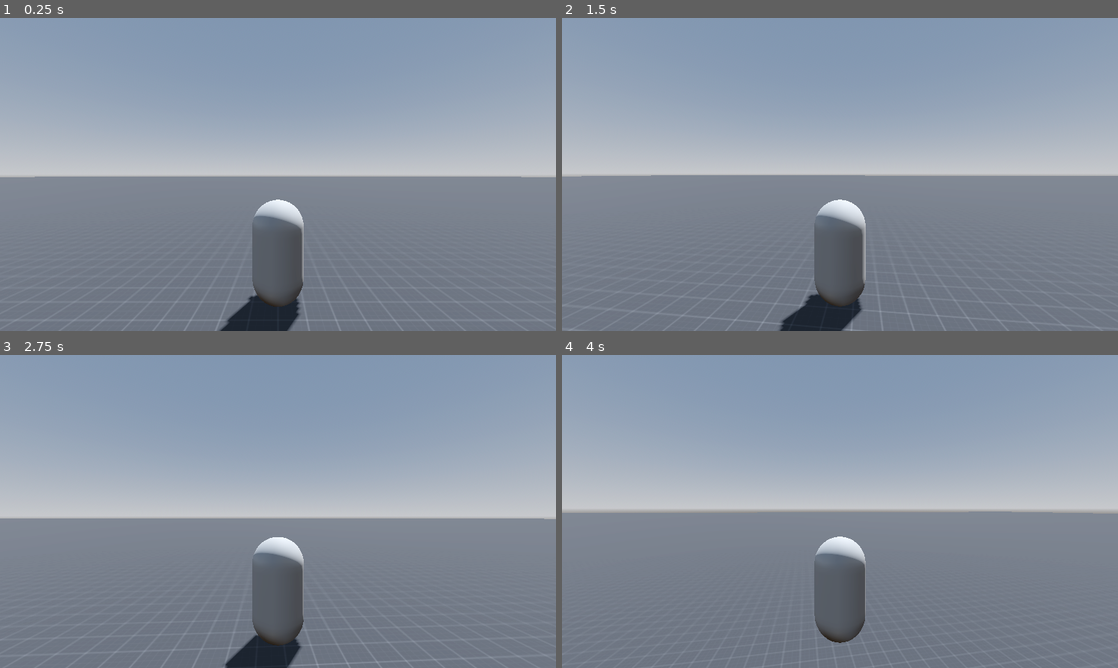
Above: before the commit, frames 1-4 (two rows, left to right).
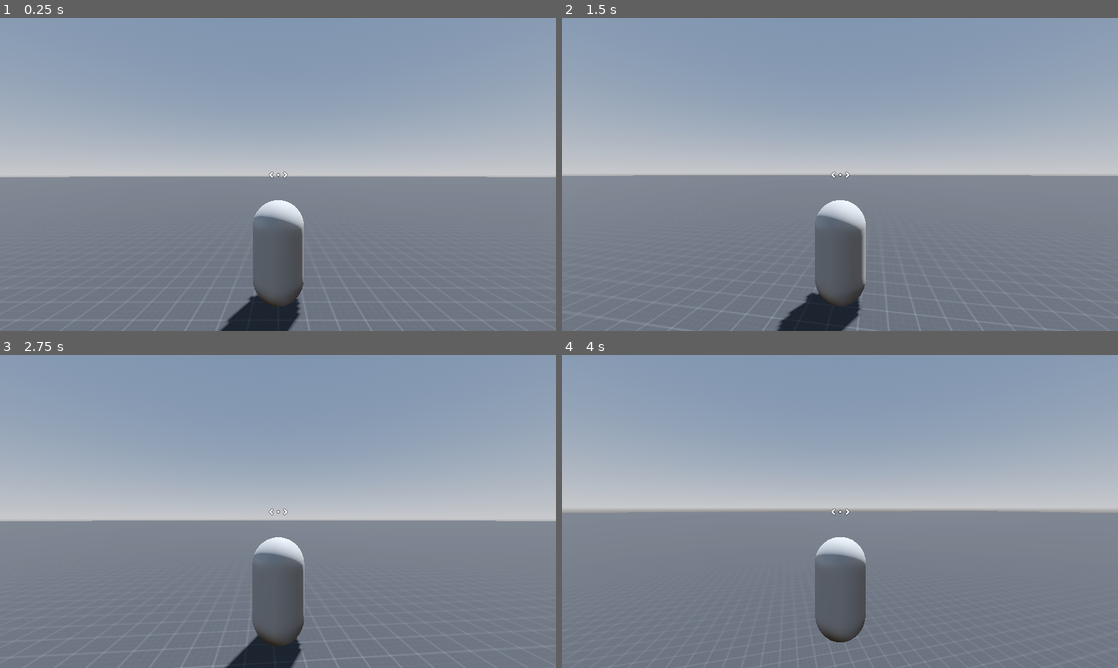
Above: after the commit, the same moments.

Repository: EveningComet/Project-Hacker-Slasher
Game: Godot game, scene res://Scenes/Game.tscn
The game is run twice, just before and just after one commit, with the same random seed, the same clock (stepped at 60 frames per second) and the same inputs.
Inputs (mouse positions are in pixels of both pictures, inside the frame that each line leads up to):
- Up to frame 1 (0.25 s): no input
- Up to frame 2 (1.5 s): tap Enter at 0.5 s; move the mouse to (867, 174) at 0.52 s; hold W (move_forward) from 0.53 s (still down); click (867, 174) at 0.67 s; tap Space (jump) at 0.77 s; move the mouse to (812, 174) at 1.27 s
- Up to frame 3 (2.75 s): keep holding W (move_forward); tap Space (jump) at 1.52 s; move the mouse to (289, 505) at 2.02 s
- Up to frame 4 (4 s): keep holding W (move_forward); move the mouse to (834, 517) at 2.77 s; click (834, 517) at 2.92 s; tap Space (jump) at 3.02, 3.77 s; move the mouse to (878, 514) at 3.52 s

The runs differ from the first frame. In frame 1, 0.1% of the frame differs, in the area x 6-94%, y 48-94%; in frame 2, 0.4%; in frame 3, 1.2%, in the area x 0-100%, y 48-100%; in frame 4, 0.2%.

Commit message:
More Importing
I brought in more code from my other projects. In addition, I imported a crosshair.

Diff:
--- /dev/null
+++ b/Game Data/PC Jobs/Job Data/Scrapper.tres
@@ -0,0 +1,13 @@
+[gd_resource type="Resource" script_class="Job" load_steps=3 format=3 uid="uid://mnqgrbi6q8is"]
+
+[ext_resource type="Script" path="res://Scripts/Job/Job.gd" id="1_j44m3"]
+[ext_resource type="Resource" uid="uid://bk5i7whp3wlly" path="res://Game Data/PC Jobs/Job Skills/Scrapper/Scrapper Lunge.tres" id="2_me050"]
+
+[resource]
+script = ExtResource("1_j44m3")
+localization_name = "Scrapper"
+localization_description = "A class that do be."
+starting_strength = 25
+file_path_to_job_skills = "res://Game Data/PC Jobs/Job Skills/Scrapper/"
+update_attached_skills = false
+skills = Array[Resource("res://Scripts/Skills/SkillData.gd")]([ExtResource("2_me050")])
--- /dev/null
+++ b/Game Data/PC Jobs/Job Skills/Scrapper/Scrapper Lunge.tres
@@ -0,0 +1,12 @@
+[gd_resource type="Resource" script_class="SkillData" load_steps=2 format=3 uid="uid://bk5i7whp3wlly"]
+
+[ext_resource type="Script" path="res://Scripts/Skills/SkillData.gd" id="1_dcufd"]
+
+[resource]
+script = ExtResource("1_dcufd")
+localization_name = "Lunge"
+localization_description = "New description."
+is_passive = false
+tiers = Array[Resource("res://Scripts/Skills/SkillTier.gd")]([])
+is_starting_skill = false
+minimum_rank_of_previous = 0
--- a/Scenes/Player.tscn
+++ b/Scenes/Player.tscn
@@ -1,9 +1,10 @@
-[gd_scene load_steps=7 format=3 uid="uid://td8u1okfyyrt"]
+[gd_scene load_steps=8 format=3 uid="uid://td8u1okfyyrt"]
 
 [ext_resource type="Script" path="res://Scripts/Player/PlayerLocomotionController.gd" id="1_v0xoa"]
 [ext_resource type="Script" path="res://Scripts/Player/Locomotion States/PLGround.gd" id="2_gpyyp"]
 [ext_resource type="Script" path="res://Scripts/Player/Locomotion States/PLAir.gd" id="3_b8d7e"]
 [ext_resource type="Script" path="res://Scripts/Player/CameraController.gd" id="4_ga55h"]
+[ext_resource type="Texture2D" uid="uid://q5k7p2dcfw1f" path="res://Imported Assets/KenneyNL Crosshairs/crosshair019.png" id="5_mi3j4"]
 
 [sub_resource type="CapsuleShape3D" id="CapsuleShape3D_tykb7"]
 
@@ -42,3 +43,19 @@
 
 [node name="Camera3D" type="Camera3D" parent="CameraController"]
 current = true
+
+[node name="CanvasLayer" type="CanvasLayer" parent="."]
+
+[node name="CenterContainer" type="CenterContainer" parent="CanvasLayer"]
+anchors_preset = 15
+anchor_right = 1.0
+anchor_bottom = 1.0
+grow_horizontal = 2
+grow_vertical = 2
+
+[node name="TextureRect" type="TextureRect" parent="CanvasLayer/CenterContainer"]
+custom_minimum_size = Vector2(128, 128)
+layout_mode = 2
+texture = ExtResource("5_mi3j4")
+expand_mode = 1
+stretch_mode = 5
--- /dev/null
+++ b/Scenes/UI/HUD/Skill Bar.tscn
@@ -0,0 +1,119 @@
+[gd_scene format=3 uid="uid://c2x608wq1rrsx"]
+
+[node name="Skill Bar" type="Control"]
+layout_mode = 3
+anchors_preset = 15
+anchor_right = 1.0
+anchor_bottom = 1.0
+grow_horizontal = 2
+grow_vertical = 2
+
+[node name="PanelContainer" type="PanelContainer" parent="."]
+layout_mode = 0
+offset_right = 40.0
+offset_bottom = 40.0
+
+[node name="MarginContainer" type="MarginContainer" parent="PanelContainer"]
+layout_mode = 2
+theme_override_constants/margin_left = 5
+theme_override_constants/margin_top = 5
+theme_override_constants/margin_right = 5
+theme_override_constants/margin_bottom = 5
+
+[node name="HBoxContainer" type="HBoxContainer" parent="PanelContainer/MarginContainer"]
+layout_mode = 2
+
+[node name="Panel" type="Panel" parent="PanelContainer/MarginContainer/HBoxContainer"]
+custom_minimum_size = Vector2(64, 64)
+layout_mode = 2
+
+[node name="MarginContainer" type="MarginContainer" parent="PanelContainer/MarginContainer/HBoxContainer/Panel"]
+layout_mode = 1
+anchors_preset = 15
+anchor_right = 1.0
+anchor_bottom = 1.0
+grow_horizontal = 2
+grow_vertical = 2
+theme_override_constants/margin_left = 5
+theme_override_constants/margin_top = 5
+theme_override_constants/margin_right = 5
+theme_override_constants/margin_bottom = 5
+
+[node name="TextureRect" type="TextureRect" parent="PanelContainer/MarginContainer/HBoxContainer/Panel/MarginContainer"]
+layout_mode = 2
+
+[node name="Panel2" type="Panel" parent="PanelContainer/MarginContainer/HBoxContainer"]
+custom_minimum_size = Vector2(64, 64)
+layout_mode = 2
+
+[node name="MarginContainer" type="MarginContainer" parent="PanelContainer/MarginContainer/HBoxContainer/Panel2"]
+layout_mode = 1
+anchors_preset = 15
+anchor_right = 1.0
+anchor_bottom = 1.0
+grow_horizontal = 2
+grow_vertical = 2
+theme_override_constants/margin_left = 5
+theme_override_constants/margin_top = 5
+theme_override_constants/margin_right = 5
+theme_override_constants/margin_bottom = 5
+
+[node name="TextureRect" type="TextureRect" parent="PanelContainer/MarginContainer/HBoxContainer/Panel2/MarginContainer"]
+layout_mode = 2
+
+[node name="Panel3" type="Panel" parent="PanelContainer/MarginContainer/HBoxContainer"]
+custom_minimum_size = Vector2(64, 64)
+layout_mode = 2
+
+[node name="MarginContainer" type="MarginContainer" parent="PanelContainer/MarginContainer/HBoxContainer/Panel3"]
+layout_mode = 1
+anchors_preset = 15
+anchor_right = 1.0
+anchor_bottom = 1.0
+grow_horizontal = 2
+grow_vertical = 2
+theme_override_constants/margin_left = 5
+theme_override_constants/margin_top = 5
+theme_override_constants/margin_right = 5
+theme_override_constants/margin_bottom = 5
+
+[node name="TextureRect" type="TextureRect" parent="PanelContainer/MarginContainer/HBoxContainer/Panel3/MarginContainer"]
+layout_mode = 2
+
+[node name="Panel4" type="Panel" parent="PanelContainer/MarginContainer/HBoxContainer"]
+custom_minimum_size = Vector2(64, 64)
+layout_mode = 2
+
+[node name="MarginContainer" type="MarginContainer" parent="PanelContainer/MarginContainer/HBoxContainer/Panel4"]
+layout_mode = 1
+anchors_preset = 15
+anchor_right = 1.0
+anchor_bottom = 1.0
+grow_horizontal = 2
+grow_vertical = 2
+theme_override_constants/margin_left = 5
+theme_override_constants/margin_top = 5
+theme_override_constants/margin_right = 5
+theme_override_constants/margin_bottom = 5
+
+[node name="TextureRect" type="TextureRect" parent="PanelContainer/MarginContainer/HBoxContainer/Panel4/MarginContainer"]
+layout_mode = 2
+
+[node name="Panel5" type="Panel" parent="PanelContainer/MarginContainer/HBoxContainer"]
+custom_minimum_size = Vector2(64, 64)
+layout_mode = 2
+
+[node name="MarginContainer" type="MarginContainer" parent="PanelContainer/MarginContainer/HBoxContainer/Panel5"]
+layout_mode = 1
+anchors_preset = 15
+anchor_right = 1.0
+anchor_bottom = 1.0
+grow_horizontal = 2
+grow_vertical = 2
+theme_override_constants/margin_left = 5
+theme_override_constants/margin_top = 5
+theme_override_constants/margin_right = 5
+theme_override_constants/margin_bottom = 5
+
+[node name="TextureRect" type="TextureRect" parent="PanelContainer/MarginContainer/HBoxContainer/Panel5/MarginContainer"]
+layout_mode = 2
--- a/Scenes/UI/Pause Menu.tscn
+++ b/Scenes/UI/Pause Menu.tscn
@@ -13,7 +13,7 @@
 grow_vertical = 2
 script = ExtResource("1_f7hy3")
 
-[node name="ColorRect" type="ColorRect" parent="."]
+[node name="Background" type="ColorRect" parent="."]
 layout_mode = 1
 anchors_preset = 15
 anchor_right = 1.0
--- a/Scripts/Inventory/WorldItem.gd
+++ /dev/null
@@ -1,11 +0,0 @@
-## An item that exists on the ground of the dungeon.
-class_name WorldItem extends Area2D
-
-func _ready() -> void:
-	pass
-
-func on_body_entered(body) -> void:
-	pass
-
-func on_body_exited(body) -> void:
-	pass
--- /dev/null
+++ b/Scripts/Job/Job.gd
@@ -0,0 +1,39 @@
+@tool
+## Defines a set of data related to a class that a player character can be.
+class_name Job extends Resource
+
+@export var localization_name:        String = "New Job"
+@export_multiline var localization_description: String = "New description."
+
+@export_category("Stats")
+
+@export var starting_strength: int = 25
+
+@export_category("Skill Data")
+## Allows for a quick way to update the skills used by this job.
+@export var file_path_to_job_skills: String
+
+## Forces the system to update the stored skills.
+@export var update_attached_skills: bool:
+	set(value):
+		read_skills()
+
+## The skills that are associated with this job.
+@export var skills: Array[SkillData] = []
+
+## Read the skill data objects at the stored directory and add them to the skills
+## this job can use.
+func read_skills() -> void:
+	skills.clear()
+	var dir = DirAccess.open( file_path_to_job_skills )
+	if dir:
+		dir.list_dir_begin()
+		var file_name = dir.get_next()
+		while file_name.is_empty() == false:
+			if file_name.ends_with(".tres") == true:
+				var found_skill: SkillData = load(
+					file_path_to_job_skills + "/" + file_name
+				)
+				skills.append( found_skill )
+			file_name = dir.get_next()
+		dir.list_dir_end()
--- /dev/null
+++ b/Scripts/Skills/SkillData.gd
@@ -0,0 +1,26 @@
+## Stores associated information for a skill.
+class_name SkillData extends Resource
+
+@export_category("Base Info")
+@export var localization_name:                  String = "New Skill"
+@export_multiline var localization_description: String = "New description."
+
+@export var display_icon: Texture2D
+
+## Can this skill be activated?
+@export var is_passive: bool = false
+
+@export var tiers: Array[SkillTier]
+
+@export_category("Unlock Info")
+## Is a character able to use this skill at the start?
+@export var is_starting_skill: bool = false
+
+## What rank does the previous skill have to be so that this skill can be specced into?
+@export var minimum_rank_of_previous: int = 0
+
+var max_rank: int:
+	get: return tiers.size()
+
+func execute(user, targets) -> void:
+	pass
--- /dev/null
+++ b/Scripts/Skills/SkillInstance.gd
@@ -0,0 +1,24 @@
+## Stores an instance of a skill to allow upgrades.
+class_name SkillInstance extends Resource
+
+## The attached skill.
+var skill: SkillData
+
+var curr_rank: int = 0:
+	get: return curr_rank
+	set(value):
+		curr_rank = clamp(value, 0, skill.max_rank)
+
+func _init(sd: SkillData) -> void:
+	skill = sd
+	if skill.is_starting_skill == true:
+		curr_rank = 1
+
+func is_max_rank() -> bool:
+	return curr_rank == skill.max_rank
+
+func upgrade() -> void:
+	curr_rank += 1
+
+func downgrade() -> void:
+	curr_rank -= 1
--- /dev/null
+++ b/Scripts/Skills/SkillTier.gd
@@ -0,0 +1,8 @@
+## Describes how a skill should act at a particular level.
+class_name SkillTier extends Resource
+
+## At this particular upgrade level, how many special point(s) are required?
+@export var cost: int = 5
+
+## The power scale.
+@export var power_scale: float = 1.0
--- a/Scripts/Stats/Formulas.gd
+++ b/Scripts/Stats/Formulas.gd
@@ -1,46 +1,2 @@
 ## Stores various formulas.
 class_name Formulas
-
-## The base chance to hit.
-static var base_hit_chance: float = 90.0
-
-## The base chance for landing a critical hit.
-static var base_critical_hit_chance: float = 5.0
-
-## Used for scaling the crit chance.
-static var crit_chance_scaler: int = 4
-
-## Displays the chance a character has to hit their target.
-## The success chance will be changed based on the skill used.
-static func get_chance_to_hit(
-	activator: Combatant,
-	receiver: Combatant,
-	success_chance: float = base_hit_chance
-) -> int:
-	return floor( success_chance + (activator.get_perception() - receiver.get_evasion()) )
-
-func predict_physical_damage_against(
-	attacker: Combatant,
-	receiver: Combatant,
-	power_scale: float = 1.0
-) -> int:
-	var attacker_physical_power: int = attacker.get_physical_power()
-	var receiver_defense:        int = receiver.get_defense()
-	return attacker_physical_power - receiver_defense
-
-func predict_special_damage_against(
-	attacker: Combatant,
-	receiver: Combatant,
-	power_scale: float = 1.0
-) -> int:
-	var attacker_special_power: int = attacker.get_special_power()
-	var receiver_defense:        int = receiver.get_defense()
-	return attacker_special_power - receiver_defense
-
-## Get the critical hit chance.
-static func get_critical_hit_chance(
-	activator: Combatant
-) -> int:
-	var a = base_critical_hit_chance
-	var b = activator.get_crit_chance() / crit_chance_scaler
-	return floor( max(base_critical_hit_chance, a + b) )
--- a/Scripts/Stats/StatTypes.gd
+++ b/Scripts/Stats/StatTypes.gd
@@ -52,18 +52,3 @@
 	DamageTypes.Electricity: stat_types.ElectricityRes,
 	DamageTypes.Psychic: stat_types.PsychicRes
 }
-
-# Below function and variable should be static. This is a workaround.
-# Because Godot Editor will complain about static function not found
-# Even though function is declared and code runs without any runtime errors
-func attributes() -> Array[stat_types]:
-	return [ stat_types.Vitality, stat_types.Expertise, stat_types.Will ]
-
-var stat_types_to_string:= {
-	stat_types.Vitality : "Vitality",
-	stat_types.Expertise : "Expertise",
-	stat_types.Will : "Will",
-	stat_types.Perception : "Perception",
-	stat_types.Evasion : "Evasion",
-	stat_types.Speed : "Speed",
-}
--- a/project.godot
+++ b/project.godot
@@ -22,6 +22,8 @@
 window/size/viewport_height=1080
 window/size/window_width_override=1280
 window/size/window_height_override=720
+window/stretch/mode="viewport"
+window/stretch/aspect="expand"
 
 [input]
 
Binary file added: Imported Assets/KenneyNL Crosshairs/crosshair019.png
Not shown, added: Imported Assets/KenneyNL Crosshairs/crosshair019.png.import
